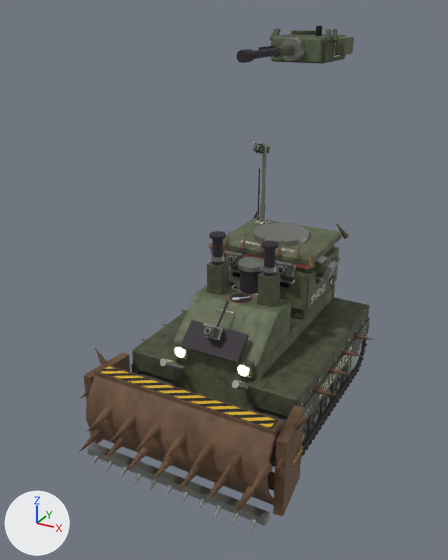
One commit to the glTF model sp-data/killdozer.glb: the scene before it, then after it.
Both versions are drawn from a 50 mm lens placed at (6.31, -13.32, 9.95), pointed at (-0.29, -1.34, 3.95). Every picture has the same lights, and +X, +Y and +Z are marked at lower left. The first picture is the older version. Where no turn or scale is listed for an object, it has been applied to the vertices.

Before the edit, the objects in view are built like this:
```python
me_cube_002 = bpy.data.meshes.new('Cube.002')
me_cube_002.from_pydata(...)  # 2510 vertices, 4636 faces; spans x -2.8..2.8, y -4.22..4.22, z -3.31..3.31
me_cube_002.materials.append(mat_dozerskin)
me_cube_048 = bpy.data.meshes.new('Cube.048')
me_cube_048.from_pydata(...)  # 340 vertices, 644 faces; spans x -0.96..0.96, y -1.43..1.43, z -0.39..0.39
me_cube_048.materials.append(mat_dozerskin)
me_cylinder_069 = bpy.data.meshes.new('Cylinder.069')
me_cylinder_069.from_pydata(...)  # 148 vertices, 260 faces; spans x -0.54..0.54, y -1.78..1.78, z -0.39..0.39
me_cylinder_069.materials.append(mat_palettematerial001)
ob_dozerbody = bpy.data.objects.new('DozerBody', me_cube_002)
ob_dozerbody.location = (0.0, -0.84, 3.28)
ob_turretbody = bpy.data.objects.new('TurretBody', me_cube_048)
ob_turretbody.location = (0.04, 2.08, 9.07)
ob_turretparts = bpy.data.objects.new('TurretParts', me_cylinder_069)
ob_turretparts.location = (0.06, 0.7, 9.14)
# also in view: 'DozerParts' at (0.0, -0.7, 3.29); 'Decal_HazardLip' at (0.0, -3.72, 2.19)
```
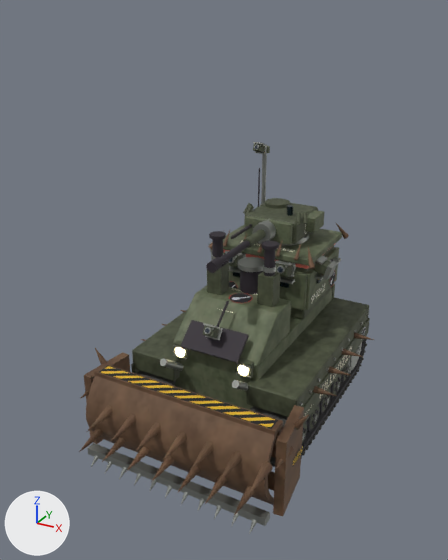
Commit message: Killdozer fixes: transport keeps flying after the drop; turret sits on the roof

The change in detail:
Object 'TurretBody' (ob_turretbody) moves from (0.04, 2.08, 9.07) to (0.04, 0.73, 4.79).
Object 'TurretParts' (ob_turretparts) moves from (0.06, 0.7, 9.14) to (0.06, -0.65, 4.86).

Boxes [x1, y1, x2, y2] around the edits, measured in the pictures (448 x 560 px):
'TurretBody', moved: before [269, 28, 354, 64]; after [243, 198, 324, 248]
'TurretParts', moved: before [237, 25, 322, 63]; after [206, 205, 293, 273]
